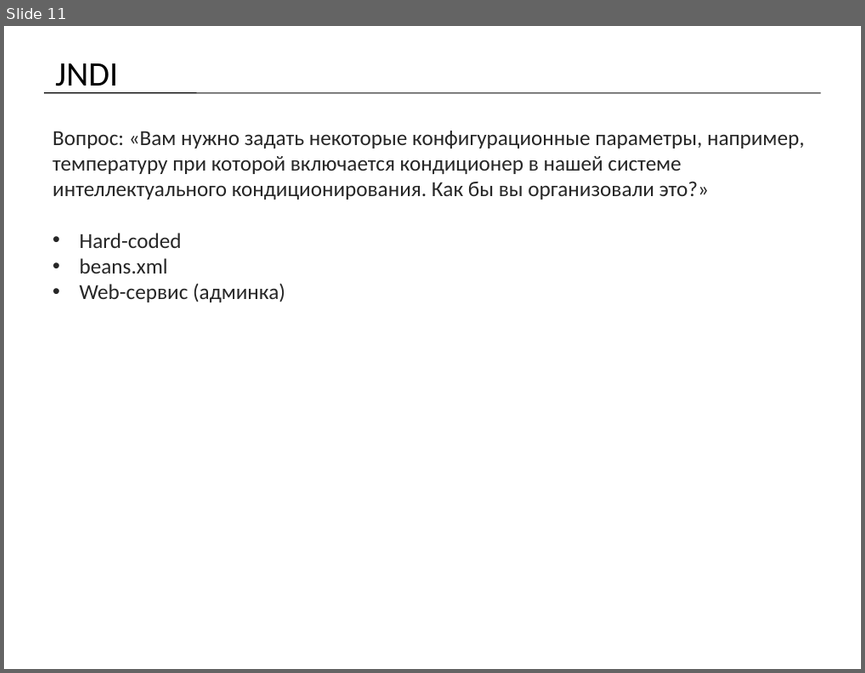
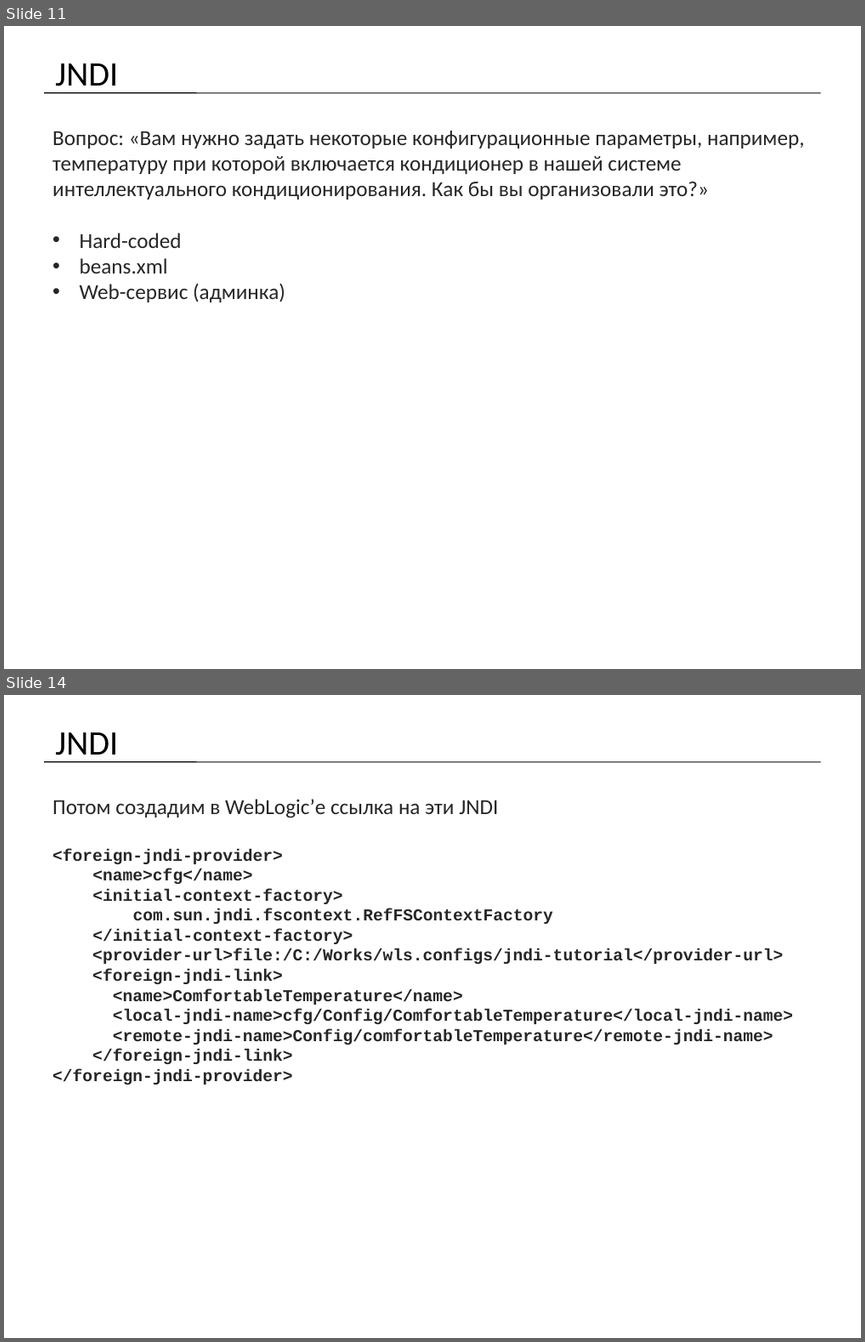
Before and after one commit to mrdekk/j2ee_course, a slide deck: lectures/j2ee. Lecture 3.pptx. Shown one above the other, each under a label of ours: slide 11 before the commit, slides 11 and 14 after it; the slides between them are not shown. The pictures are 865x673 and 865x1342 pixels, drawn with LibreOffice and Linux fonts; fonts in the diff are those of the drawing. Boxes give left, top, right and bottom in pixels: in the first picture for what was removed or moved away, otherwise in the second. Text is boxed around its words. In the diff, an @@ line names an element or a change of style, - is before the commit and + after.

```diff
--- a/lectures/j2ee. Lecture 3.pptx
+++ b/lectures/j2ee. Lecture 3.pptx
@@ slide 14 added at (4,695,861,1338), background #FFFFFF @@
@@ title added at (55,732,118,763), 28.8 pt, text #000000 @@
+JNDI
@@ line added from (44, 762) to (821, 762), #000000 0.75 pt @@
@@ text added at (52,799,793,1084), 14 pt, text #262626, bold @@
+Потом создадим в WebLogic’е ссылка на эти JNDI
+<foreign-jndi-provider>
+<name>cfg</name>
+<initial-context-factory>
+com.sun.jndi.fscontext.RefFSContextFactory
+</initial-context-factory>
+<provider-url>file:/C:/Works/wls.configs/jndi-tutorial</provider-url>
+<foreign-jndi-link>
+<name>ComfortableTemperature</name>
+<local-jndi-name>cfg/Config/ComfortableTemperature</local-jndi-name>
+<remote-jndi-name>Config/comfortableTemperature</remote-jndi-name>
+</foreign-jndi-link>
+</foreign-jndi-provider>
```
Also in this commit, not shown: 1 slide changed, 4 other slides added, 1 slide removed.
